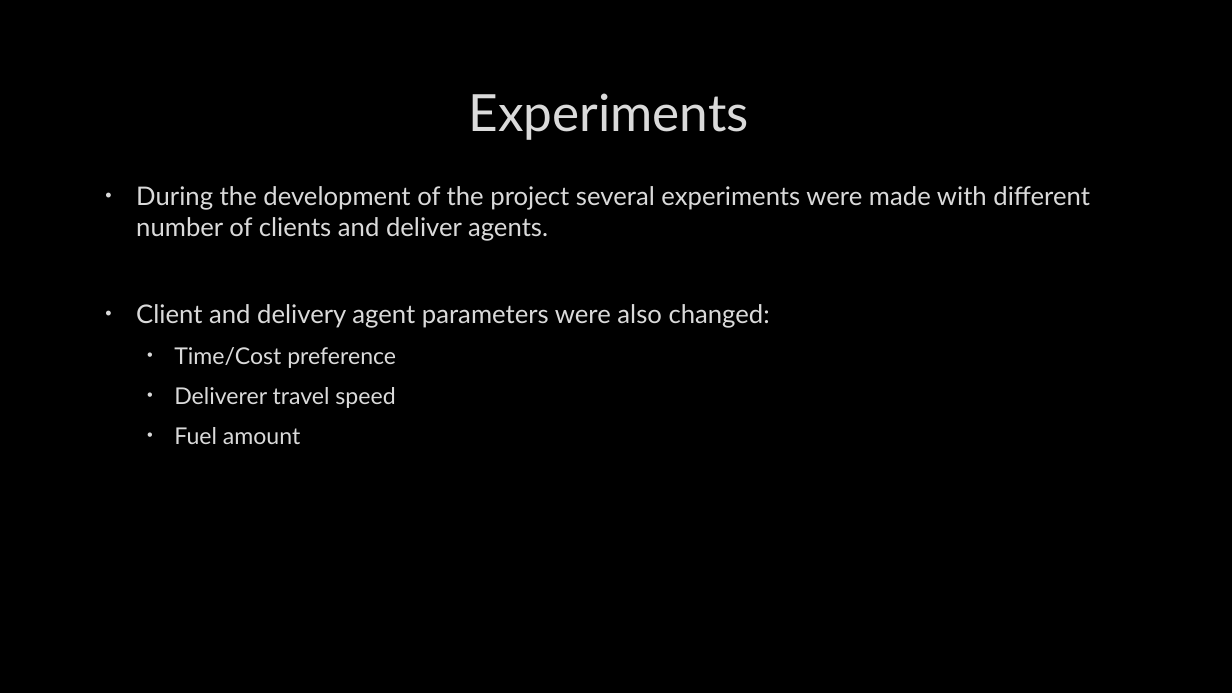
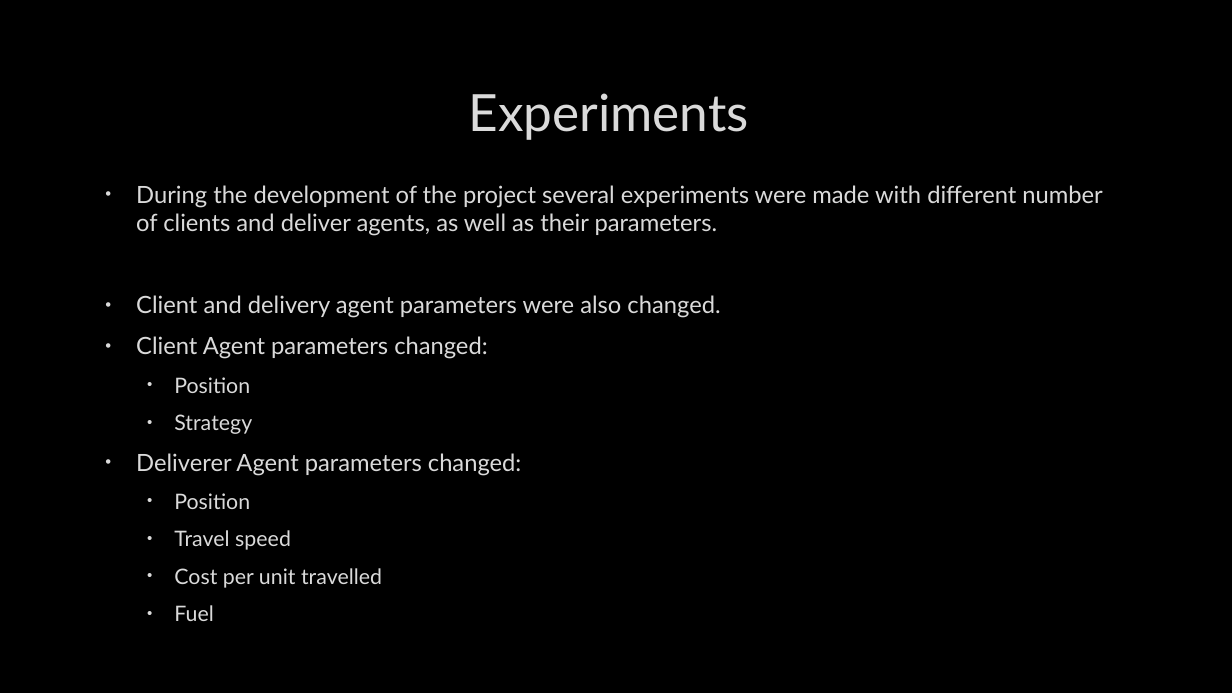
Before and after one commit to joao0903/ASMA, a slide deck: slide 6 of docs/Uber Eats.pptx (slide 7 before the commit). Drawn at 1232x693 pixels with LibreOffice and Linux fonts; fonts in the diff are those of the drawing; background and template pictures are left out. Boxes give left, top, right and bottom in pixels: in the first picture for what was removed or moved away, otherwise in the second. Text is boxed around its words. In the diff, an @@ line names an element or a change of style, - is before the commit and + after.

```diff
--- a/docs/Uber Eats.pptx
+++ b/docs/Uber Eats.pptx
@@ text at bbox=[136, 185, 1102, 621]: text changed; size 20 to 18.5 pt @@
-• During the development of the project several experiments were made with different number of clients and deliver agents.
-• Client and delivery agent parameters were also changed:
-  • Time/Cost preference
-  • Deliverer travel speed
-  • Fuel amount
+• During the development of the project several experiments were made with different number of clients and deliver agents, as well as their parameters.
+• Client and delivery agent parameters were also changed.
+• Client Agent parameters changed:
+  • Position
+  • Strategy
+• Deliverer Agent parameters changed:
+  • Position
+  • Travel speed
+  • Cost per unit travelled
+  • Fuel
```
Also in this commit, not shown: 4 other slides changed, 9 slides added, 3 slides removed, 4 other files.
